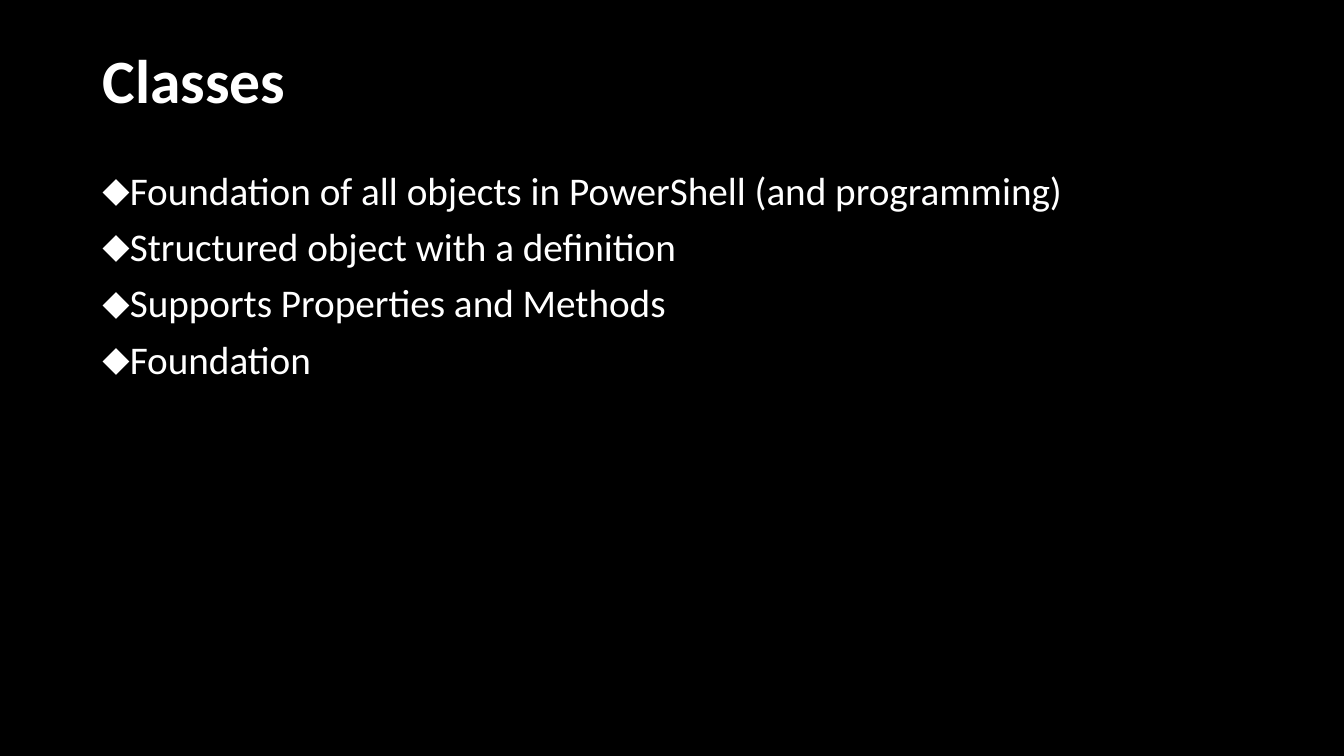
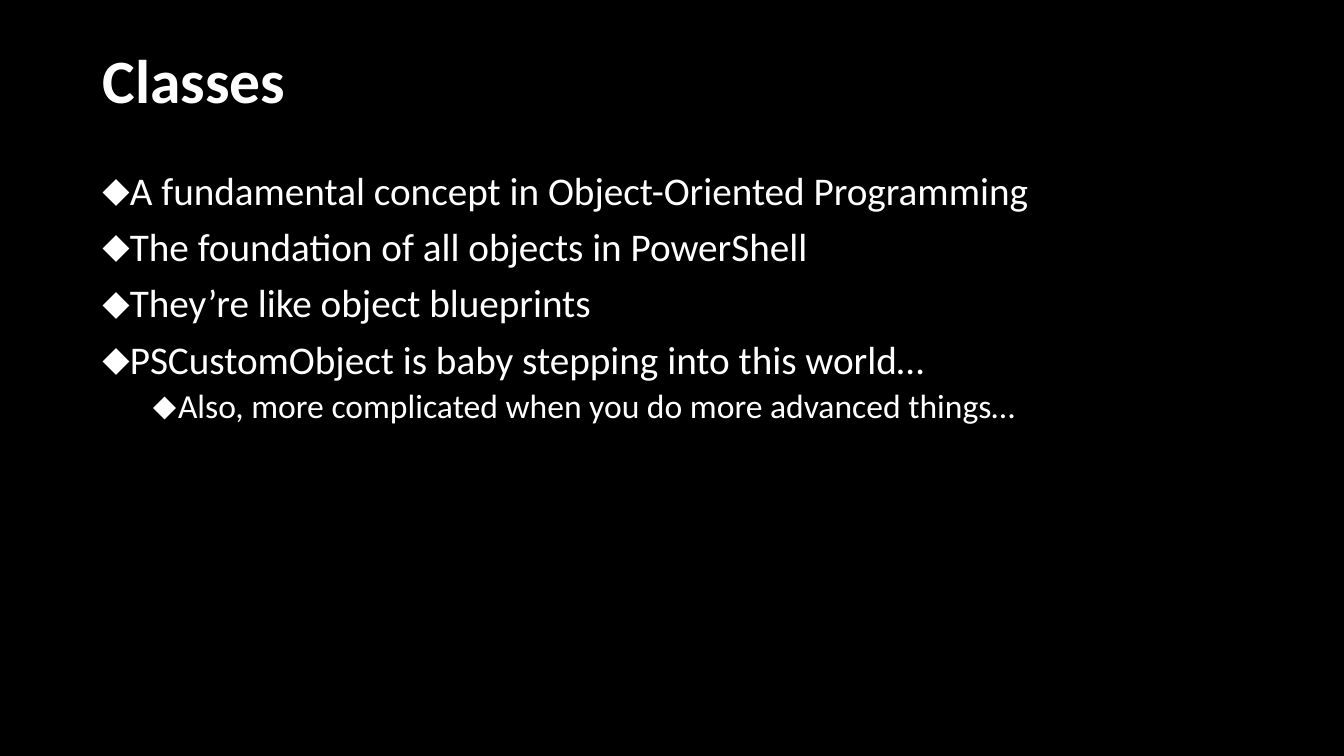
Before and after one commit to jpscripter/MMSMoA23, a slide deck: slide 6 of PowerShell Power-Up/PowerShell Power-Up.pptx (slide 5 before the commit). Drawn at 1344x756 pixels with LibreOffice and Linux fonts; fonts in the diff are those of the drawing; background and template pictures are left out. Boxes give left, top, right and bottom in pixels: in the first picture for what was removed or moved away, otherwise in the second. Text is boxed around its words. In the diff, an @@ line names an element or a change of style, - is before the commit and + after.

Commit message:
Expanded the Classes section

```diff
--- a/PowerShell Power-Up/PowerShell Power-Up.pptx
+++ b/PowerShell Power-Up/PowerShell Power-Up.pptx
@@ text at (130,177,1028,424): text changed @@
-⬥ Foundation of all objects in PowerShell (and programming)
-⬥ Structured object with a definition
-⬥ Supports Properties and Methods
-⬥ Foundation
+⬥ A fundamental concept in Object-Oriented Programming
+⬥ The foundation of all objects in PowerShell
+⬥ They’re like object blueprints
+⬥ PSCustomObject is baby stepping into this world…
+  ⬥ Also, more complicated when you do more advanced things…
```
Also in this commit, not shown: 3 other slides changed, 4 slides added.
